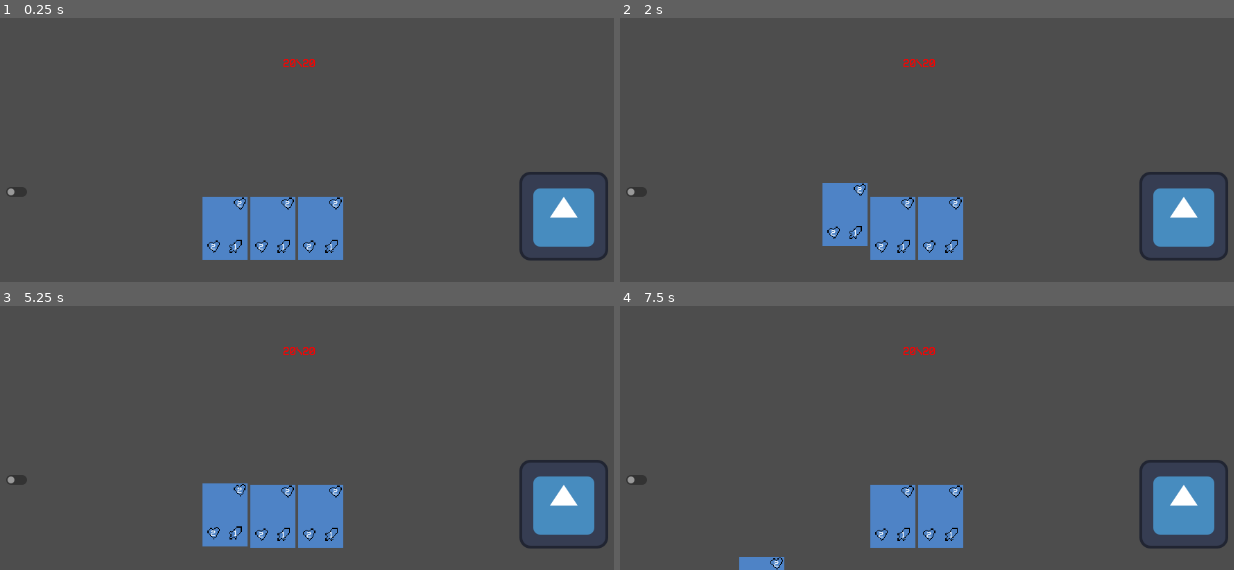
Above: before the commit, frames 1-4 (two rows, left to right).
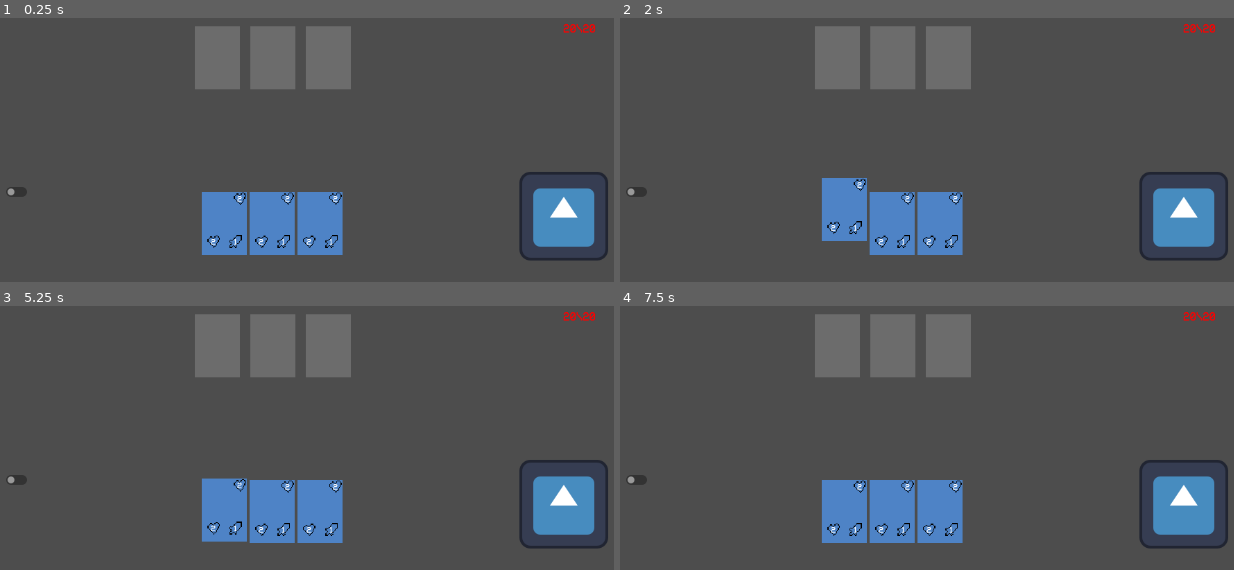
Above: after the commit, the same moments.

Repository: CraftMaster07/MonsterCardsClone
Game: Godot game, scene res://Scenes/board.tscn
The game is run twice, just before and just after one commit, with the same random seed, the same clock (stepped at 60 frames per second) and the same inputs. The engine's default icon, where the game draws it, is replaced by a stand-in: a white triangle on a blue panel in a dark square.
Inputs (mouse positions are in pixels of both pictures, inside the frame that each line leads up to):
- Up to frame 1 (0.25 s): no input
- Up to frame 2 (2 s): click (834, 57) at 0.52 s; click (847, 229) at 1.27 s
- Up to frame 3 (5.25 s): click (18, 480) at 2 s; click (227, 517) at 2.77 s; click (18, 480) at 3.5 s; click (214, 345) at 4.27 s; click (227, 517) at 5.02 s
- Up to frame 4 (7.5 s): click (638, 480) at 5.75 s; click (834, 345) at 6.52 s; tap Enter at 7.25 s; move the mouse to (1068, 321) at 7.27 s; click (1068, 321) at 7.35 s

The runs differ from the first frame. In frame 1, 7.0% of the frame differs, in the area x 31-97%, y 2-92%; in frame 2, 7.0%; in frame 3, 7.1%; in frame 4, 8.6%, in the area x 19-97%, y 2-100%.

Commit message:
started work on card slots(slots to place cards into)

Diff:
--- a/monster-cards-clone/Scenes/board.tscn
+++ b/monster-cards-clone/Scenes/board.tscn
@@ -1,8 +1,9 @@
-[gd_scene load_steps=5 format=3 uid="uid://cfyktcr6rqnlf"]
+[gd_scene load_steps=6 format=3 uid="uid://cfyktcr6rqnlf"]
 
 [ext_resource type="Script" uid="uid://ctku11dgwh5at" path="res://scripts/board.gd" id="1_xiot5"]
 [ext_resource type="PackedScene" uid="uid://b6obljxfl8pah" path="res://Scenes/hand.tscn" id="2_shhme"]
 [ext_resource type="Texture2D" uid="uid://ctqv487eubdiu" path="res://icon.svg" id="4_cp8jt"]
+[ext_resource type="PackedScene" uid="uid://dtpst7jgrdpqq" path="res://Scenes/card_slot_container.tscn" id="5_dun80"]
 [ext_resource type="PackedScene" uid="uid://syfm2kspvm70" path="res://Scenes/player.tscn" id="5_dxjtj"]
 
 [node name="Battle" type="Node2D"]
@@ -20,12 +21,20 @@
 
 [node name="PlayerHandler" parent="." instance=ExtResource("5_dxjtj")]
 
+[node name="HealthLabel" parent="PlayerHandler" index="0"]
+offset_left = 404.0
+offset_top = -50.0
+offset_right = 482.0
+offset_bottom = -27.0
+
 [node name="DamageButton" type="CheckButton" parent="."]
 offset_left = -393.0
 offset_top = 178.0
 offset_right = -347.0
 offset_bottom = 211.0
 
+[node name="CardSlotContainer" parent="." instance=ExtResource("5_dun80")]
+
 [connection signal="toggled" from="DamageButton" to="PlayerHandler" method="_on_check_button_toggled"]
 
 [editable path="PlayerHandler"]
--- a/monster-cards-clone/Scenes/card_front.tscn
+++ b/monster-cards-clone/Scenes/card_front.tscn
@@ -29,8 +29,6 @@
 anchors_preset = 15
 anchor_right = 1.0
 anchor_bottom = 1.0
-offset_left = 1.0
-offset_right = 1.0
 grow_horizontal = 2
 grow_vertical = 2
 mouse_filter = 2
--- a/monster-cards-clone/Scenes/card_slot.tscn
+++ b/monster-cards-clone/Scenes/card_slot.tscn
@@ -1,32 +1,10 @@
-[gd_scene format=3 uid="uid://ct317gmjddic1"]
+[gd_scene load_steps=2 format=3 uid="uid://ct317gmjddic1"]
+
+[ext_resource type="Script" uid="uid://b5r3jibev8gde" path="res://scripts/card_slot.gd" id="1_2yd5i"]
 
 [node name="CardSlot" type="Control"]
+custom_minimum_size = Vector2(65, 91)
 layout_mode = 3
-anchors_preset = 8
-anchor_left = 0.5
-anchor_top = 0.5
-anchor_right = 0.5
-anchor_bottom = 0.5
-grow_horizontal = 2
-grow_vertical = 2
-
-[node name="TextureButton" type="TextureButton" parent="."]
-layout_mode = 1
-anchors_preset = 8
-anchor_left = 0.5
-anchor_top = 0.5
-anchor_right = 0.5
-anchor_bottom = 0.5
-offset_left = -20.0
-offset_top = -20.0
-offset_right = 20.0
-offset_bottom = 20.0
-grow_horizontal = 2
-grow_vertical = 2
-
-[node name="ColorRect" type="ColorRect" parent="TextureButton"]
-custom_minimum_size = Vector2(65, 91)
-layout_mode = 1
 anchors_preset = 8
 anchor_left = 0.5
 anchor_top = 0.5
@@ -38,5 +16,29 @@
 offset_bottom = 45.5
 grow_horizontal = 2
 grow_vertical = 2
+size_flags_horizontal = 4
+size_flags_vertical = 4
+script = ExtResource("1_2yd5i")
+
+[node name="TextureButton" type="TextureButton" parent="."]
+custom_minimum_size = Vector2(65, 91)
+layout_mode = 1
+anchors_preset = 15
+anchor_right = 1.0
+anchor_bottom = 1.0
+grow_horizontal = 2
+grow_vertical = 2
 mouse_filter = 1
-color = Color(1, 1, 1, 0.2627451)
+
+[node name="ColorRect" type="ColorRect" parent="TextureButton"]
+custom_minimum_size = Vector2(65, 91)
+layout_mode = 1
+anchors_preset = 15
+anchor_right = 1.0
+anchor_bottom = 1.0
+grow_horizontal = 2
+grow_vertical = 2
+mouse_filter = 1
+color = Color(1, 1, 1, 0.1764706)
+
+[connection signal="mouse_entered" from="." to="." method="_on_mouse_entered"]
--- /dev/null
+++ b/monster-cards-clone/Scenes/card_slot_container.tscn
@@ -0,0 +1,29 @@
+[gd_scene load_steps=2 format=3 uid="uid://dtpst7jgrdpqq"]
+
+[ext_resource type="PackedScene" uid="uid://ct317gmjddic1" path="res://Scenes/card_slot.tscn" id="1_ileum"]
+
+[node name="CardSlotContainer" type="MarginContainer"]
+anchors_preset = 8
+anchor_left = 0.5
+anchor_top = 0.5
+anchor_right = 0.5
+anchor_bottom = 0.5
+grow_horizontal = 2
+grow_vertical = 2
+size_flags_horizontal = 4
+size_flags_vertical = 4
+
+[node name="HBoxContainer" type="HBoxContainer" parent="."]
+layout_mode = 2
+size_flags_horizontal = 4
+size_flags_vertical = 4
+theme_override_constants/separation = 15
+
+[node name="CardSlot" parent="HBoxContainer" instance=ExtResource("1_ileum")]
+layout_mode = 2
+
+[node name="CardSlot2" parent="HBoxContainer" instance=ExtResource("1_ileum")]
+layout_mode = 2
+
+[node name="CardSlot3" parent="HBoxContainer" instance=ExtResource("1_ileum")]
+layout_mode = 2
--- a/monster-cards-clone/Scenes/hand.tscn
+++ b/monster-cards-clone/Scenes/hand.tscn
@@ -8,7 +8,7 @@
 anchor_top = 1.0
 anchor_right = 1.0
 anchor_bottom = 1.0
-offset_top = -155.0
+offset_top = -168.0
 grow_horizontal = 2
 grow_vertical = 0
 size_flags_horizontal = 4
--- /dev/null
+++ b/monster-cards-clone/scripts/card_slot.gd
@@ -0,0 +1,7 @@
+extends Control
+
+
+
+
+func _on_mouse_entered() -> void:
+	print_rich("The mouse just [color=red][shake]entered[/shake][/color] me uwu")
Not shown, added: monster-cards-clone/scripts/card_slot.gd.uid
